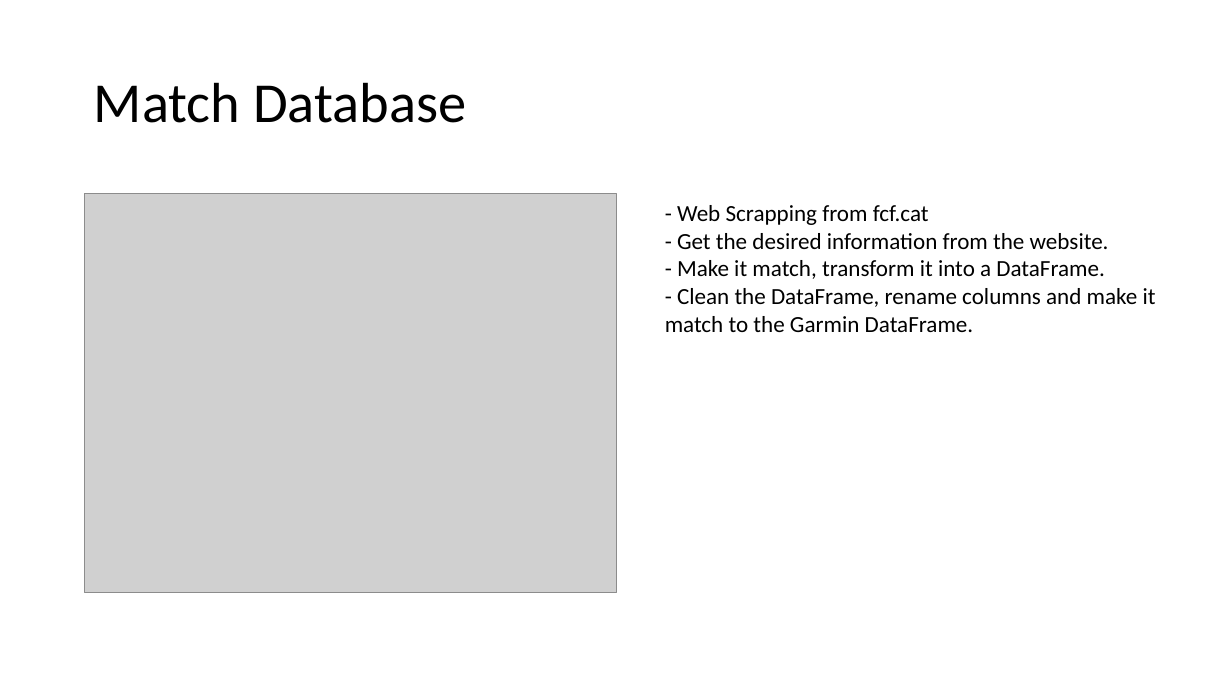
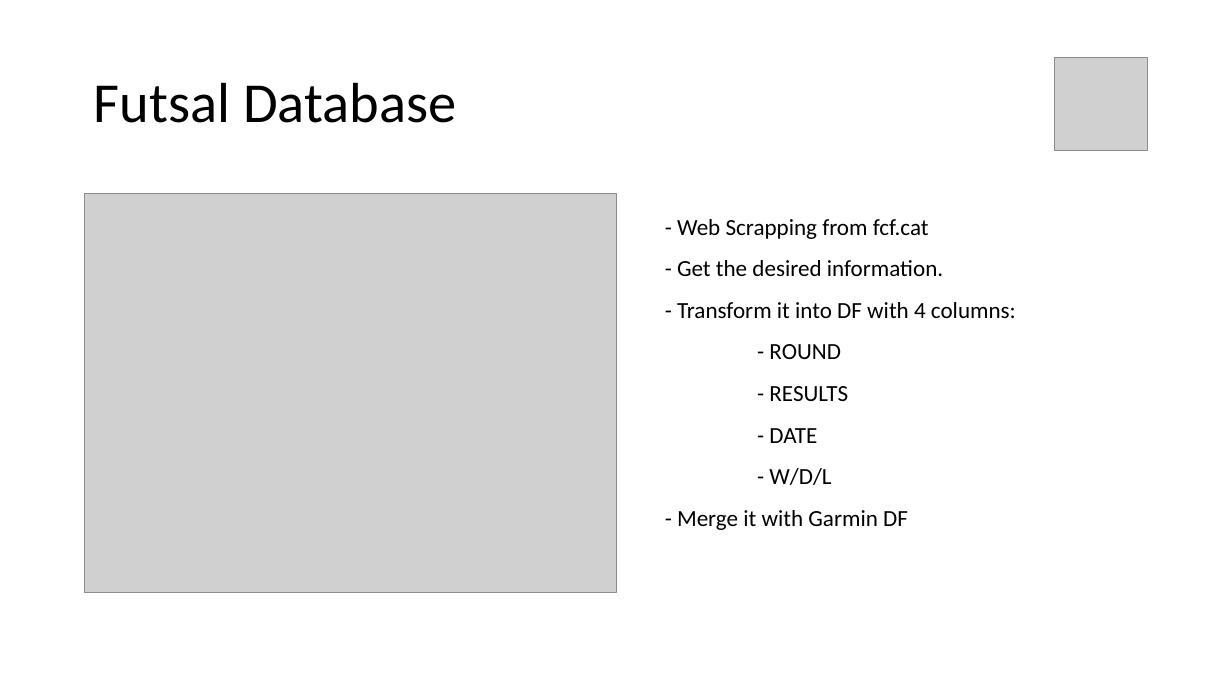
Before and after one commit to Miquelpg6/project_2, a slide deck: slide 3 of Futsal_and_Heartrate.pptx. Drawn at 1232x693 pixels with LibreOffice and Linux fonts; fonts in the diff are those of the drawing; grey boxes stand for pictures. Boxes give left, top, right and bottom in pixels: in the first picture for what was removed or moved away, otherwise in the second. Text is boxed around its words. In the diff, an @@ line names an element or a change of style, - is before the commit and + after.

```diff
--- a/Futsal_and_Heartrate.pptx
+++ b/Futsal_and_Heartrate.pptx
@@ picture added at (x1=1055, y1=57, x2=1148, y2=150) @@
@@ title at (x1=94, y1=82, x2=456, y2=123): text changed @@
-Match Database
+Futsal Database
@@ text at (x1=677, y1=219, x2=929, y2=239): line spacing 1 to 1.5 @@
@@ text at (x1=677, y1=260, x2=1016, y2=530): text changed @@
-- Get the desired information from the website.
-- Make it match, transform it into a DataFrame.
-- Clean the DataFrame, rename columns and make it match to the Garmin DataFrame.
+- Get the desired information.
+- Transform it into DF with 4 columns:
+- ROUND
+- RESULTS
+- DATE
+- W/D/L
+- Merge it with Garmin DF
```
Also in this commit, not shown: 6 other slides changed, 2 other files.
